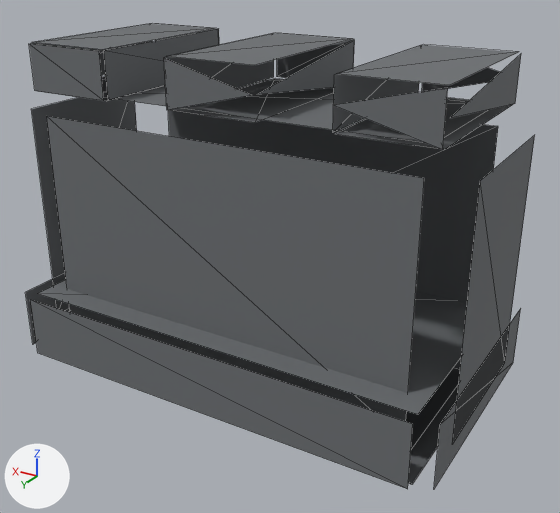
Two versions of the glTF model prototype/assets/models/hulls/fortress_wall_foundation.glb, one commit apart.
Both versions are drawn from a 50 mm lens placed at (-3.33, 5.34, 2.3), pointed at (-0.17, 0.07, -0.34). Arrows for +X, +Y and +Z are at lower left; the lights stay in place. The first picture is the older version. Mesh edges are drawn as thin lines.

The older version as bpy lines, for what is in view:
```python
me_cube_044 = bpy.data.meshes.new('Cube.044')
me_cube_044.from_pydata(...)  # 115 vertices, 55 faces; spans x -2.0..2.0, y -1.1..1.1, z -1.4..1.4
me_cube_044.materials.append(mat_matte_grey_hull)  # grey #6f7376
ob_fortress_wall_foundation = bpy.data.objects.new('fortress_wall_foundation', me_cube_044)
ob_fortress_wall_foundation.location = (0.0, 0.0, 0.0)
```
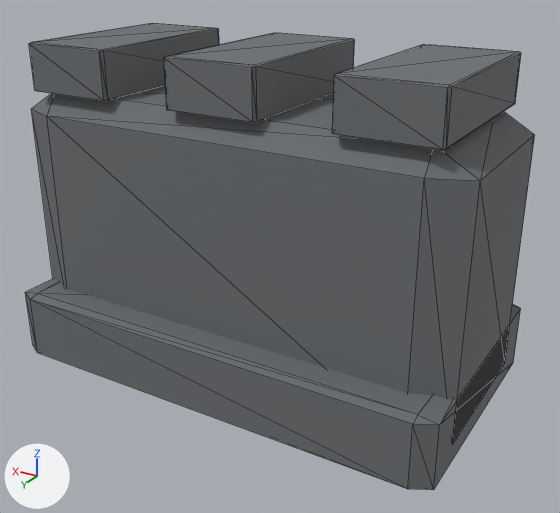
The newer file is also rescaled (x0.5), turned or shifted as a whole; pictures and numbers use the older file's frame.

Pixel boxes [x1, y1, x2, y2] of what changed, in the pictures (560 x 513 px):
'fortress_wall_foundation', reshaped: before [25, 23, 535, 489]; after [25, 23, 535, 490]
part 1 of me_cube_044, built on: before [164, 41, 521, 150]; after [25, 29, 534, 490]

Edits to the bpy script that builds the scene:
```text
Change me_cube_044:
    used by ob_fortress_wall_foundation; location = (0.0, 0.0, 0.0)
    remove me_cube_044.from_pydata(...)  # 115 vertices, 55 faces; spans x -2.0..2.0, y -1.1..1.1, z -1.4..1.4
    add me_cube_044.from_pydata(...)  # 120 vertices, 220 faces; spans x -2.0..2.0, y -1.1..1.1, z -1.4..1.4
    me_cube_044 part 1
    5 vertices are removed from x -1.8..-0.38, y -0.8..0.8, z 1.2
    5 faces are deleted
    10 vertices are added at x -1.8..-0.38, y -0.8..0.8, z 1.01..1.39
    170 new faces join them
```
